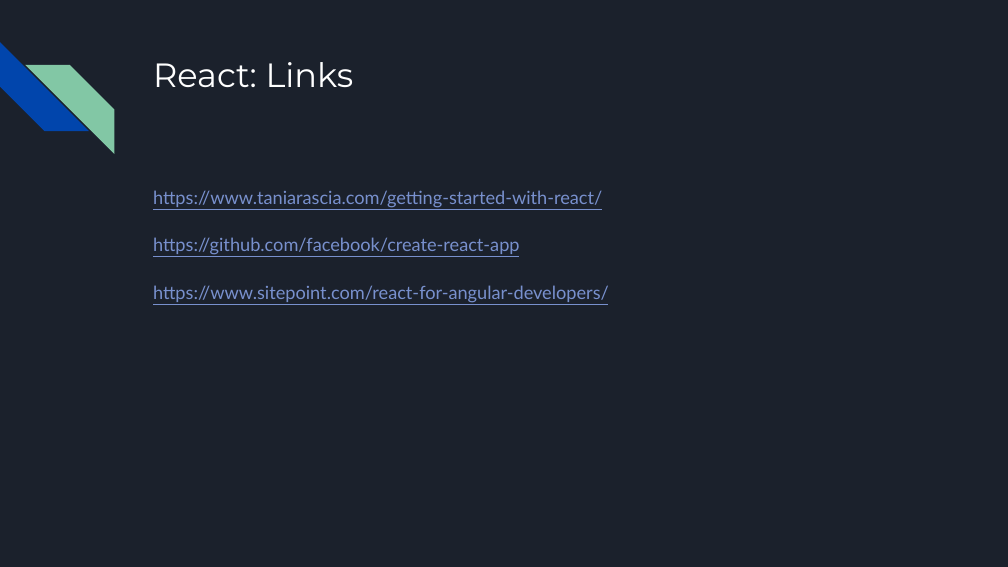
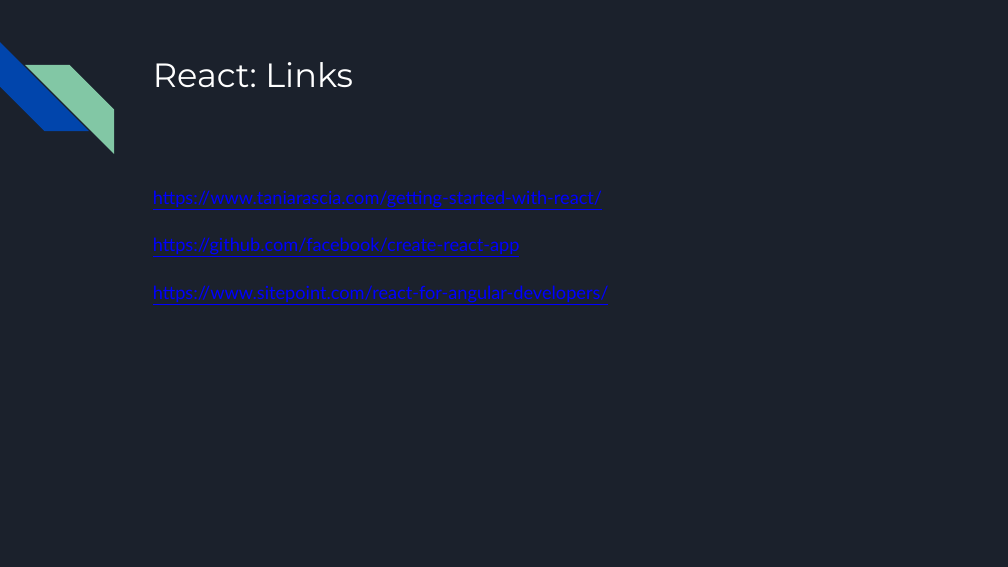
Before and after one commit to francisco-pinchentti/react-basics, a slide deck: slide 15 of docs/React.odp. Drawn at 1008x567 pixels with LibreOffice and Linux fonts; fonts in the diff are those of the drawing. Boxes give left, top, right and bottom in pixels: in the first picture for what was removed or moved away, otherwise in the second. Text is boxed around its words. In the diff, an @@ line names an element or a change of style, - is before the commit and + after.

```diff
--- a/docs/React.odp
+++ b/docs/React.odp
@@ text "https://www.taniarascia.com/getting-started-with-react/" at <box>153,190,609,303</box>: text colour #7890CD to #0000FF @@
```
Also in this commit, not shown: 14 other slides changed, 1 slide added, 2 slides removed.
